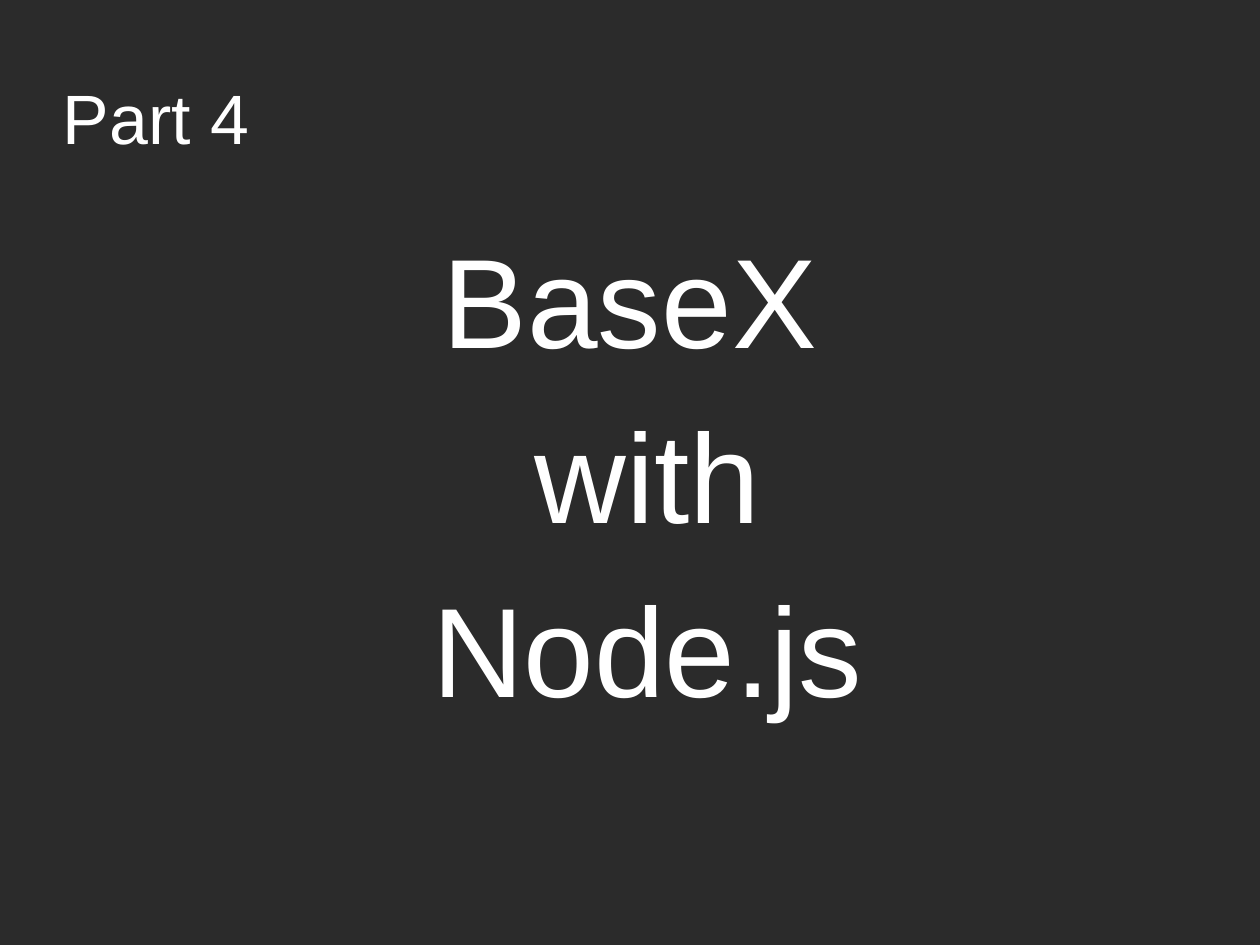
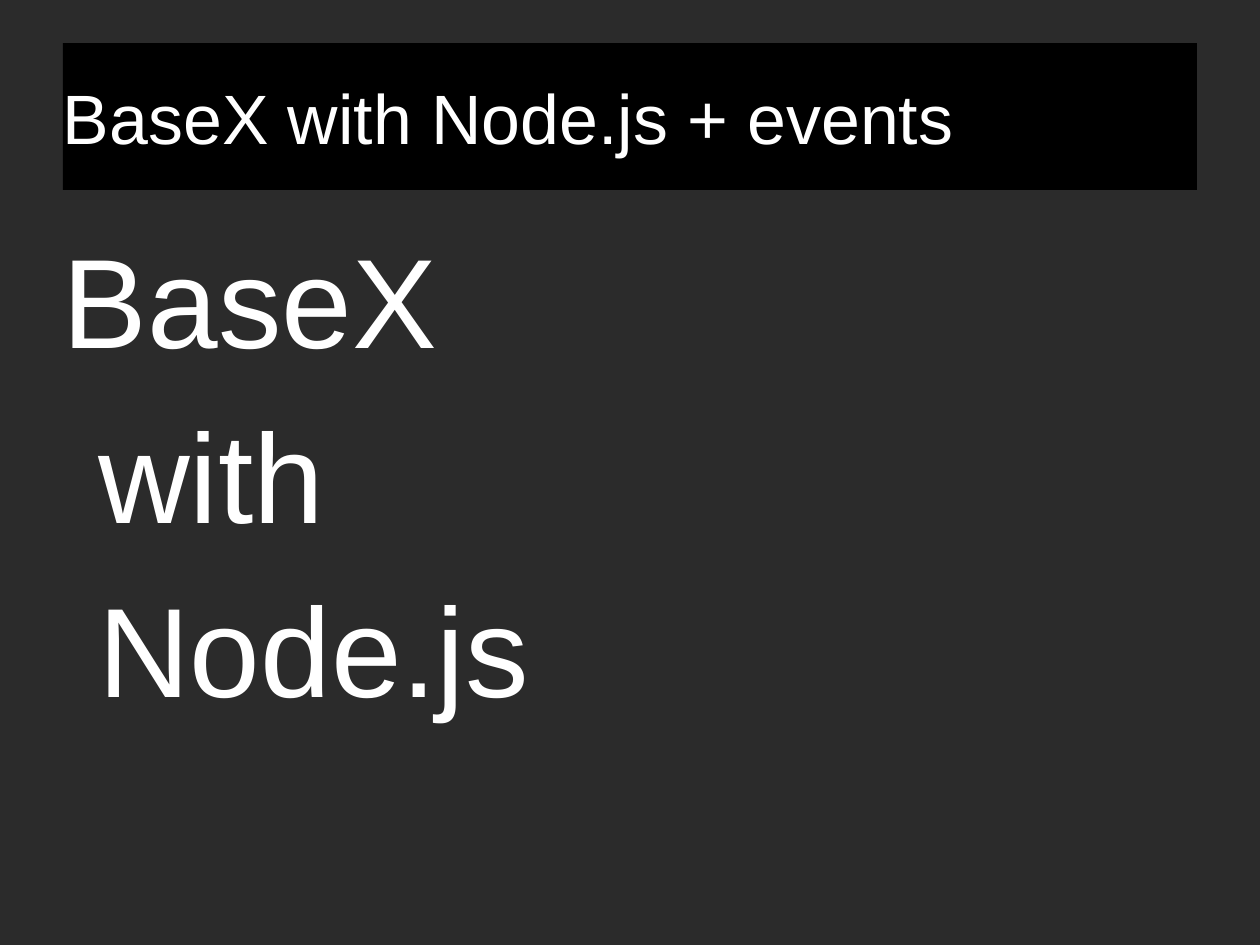
Before and after one commit to apb2006/graphxq, a slide deck: slide 28 of src/graphxq/talk/BaseX-user-group-talk.odp. Drawn at 1260x945 pixels with LibreOffice and Linux fonts; fonts in the diff are those of the drawing; background and template pictures are left out; a plain dark background stands for a picture behind light text. Boxes give left, top, right and bottom in pixels: in the first picture for what was removed or moved away, otherwise in the second. Text is boxed around its words. In the diff, an @@ line names an element or a change of style, - is before the commit and + after.

```diff
--- a/src/graphxq/talk/BaseX-user-group-talk.odp
+++ b/src/graphxq/talk/BaseX-user-group-talk.odp
@@ title "BaseX with Node.js + events": place and size @@
-title "BaseX with Node.js + events" at [63,96,249,145]
+title "BaseX with Node.js + events" at [63,43,1197,190]
@@ title "BaseX with Node.js + events" at [63,43,1197,190]: fill none to #000000 @@
@@ title at [63,93,953,157]: text changed @@
-Part 4
+BaseX with Node.js + events
@@ text "BaseX" at [63,260,528,721]: alignment centre to left @@
```
Also in this commit, not shown: 16 other slides changed, 8 slides added, 8 slides removed, 15 other files.
